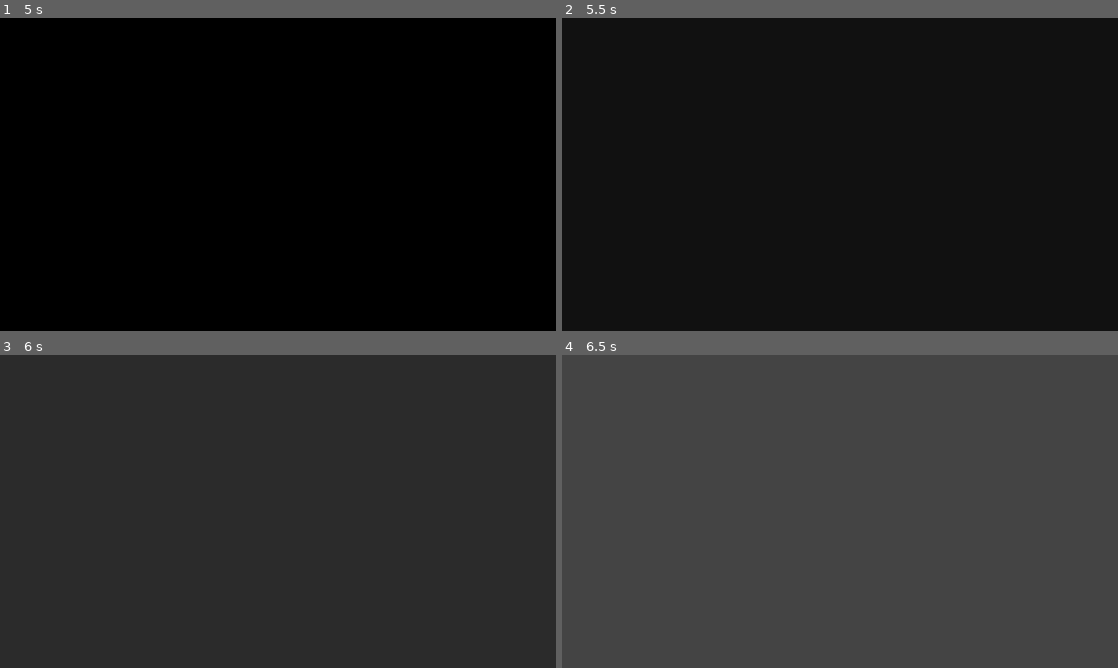
Above: before the commit, frames 1-4 (two rows, left to right).
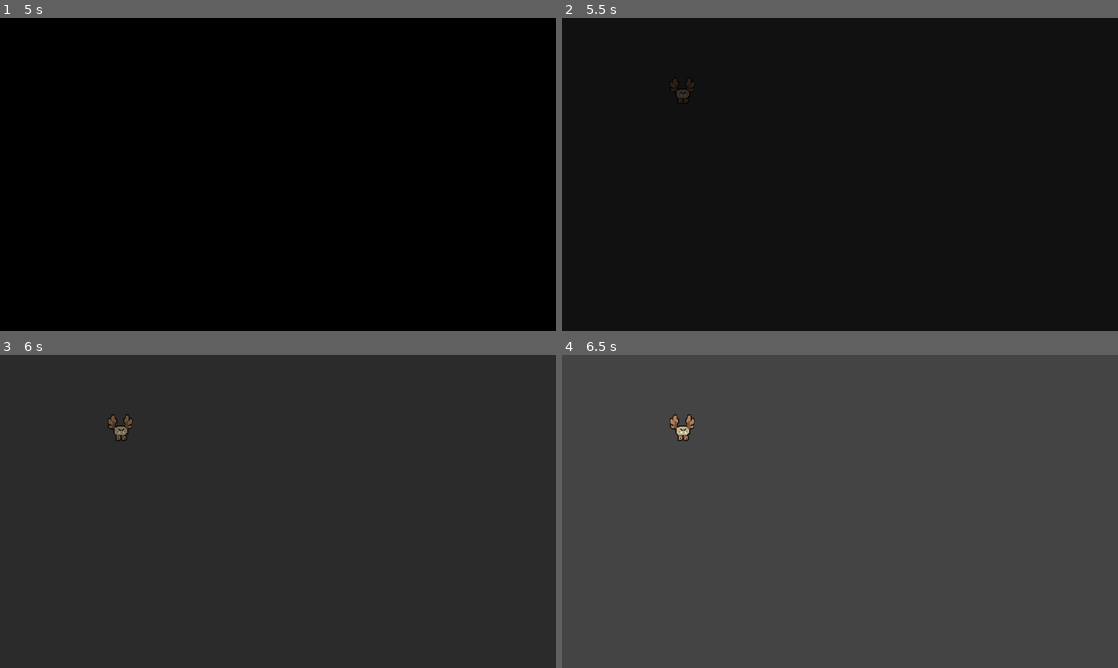
Above: after the commit, the same moments.

Repository: Bandeiraa/prehistoric_survivors
Game: Godot game, scene res://scenes/interface/initial_screen.tscn
Two runs of this game, one before a commit and one after it. Both use one fixed random seed, a clock stepped at 60 frames per second and the inputs below.
Inputs (mouse positions are in pixels of both pictures, inside the frame that each line leads up to):
- Up to frame 1 (5 s): click (366, 174) at 0.5 s; move the mouse to (400, 158) at 1.27 s; hold Right (ui_right) 1.28-2.03 s; click (400, 158) at 1.35 s; move the mouse to (166, 190) at 2.02 s; hold Down (ui_down) 2.03-2.78 s; click (166, 190) at 2.1 s; move the mouse to (333, 105) at 2.77 s; hold Right (ui_right) 2.78-3.53 s; click (333, 105) at 2.85 s; move the mouse to (250, 237) at 3.52 s; hold Up (ui_up) 3.53-4.28 s; click (250, 237) at 3.6 s; move the mouse to (444, 221) at 4.27 s; hold Left (ui_left) from 4.28 s (still down); click (444, 221) at 4.35 s
- Up to frame 2 (5.5 s): keep holding Left (ui_left); tap Enter at 5 s; move the mouse to (673, 127) at 5.02 s; click (673, 127) at 5.1 s
- Up to frame 3 (6 s): move the mouse to (305, 511) at 5.77 s; release Left (ui_left) at 5.78 s; hold Down (ui_down) from 5.78 s (still down); click (305, 511) at 5.85 s
- Up to frame 4 (6.5 s): keep holding Down (ui_down)

Frame 1 is identical in both runs. In frame 2, 0.1% of the frame differs, in the area x 19-24%, y 19-28%; in frame 3, 0.2%, in the area x 19-24%, y 18-28%; in frame 4, 0.2%.

Commit message:
adding an enemy

Diff:
--- a/project.godot
+++ b/project.godot
@@ -39,6 +39,11 @@
 "language": "GDScript",
 "path": "res://scripts/spell/manager/club_spell_manager.gd"
 }, {
+"base": "KinematicBody2D",
+"class": "Enemy",
+"language": "GDScript",
+"path": "res://scripts/enemy/enemy.gd"
+}, {
 "base": "Node2D",
 "class": "GameLevel",
 "language": "GDScript",
@@ -76,6 +81,7 @@
 "CharacterStats": "",
 "CharacterTexture": "",
 "ClubSpellManager": "",
+"Enemy": "",
 "GameLevel": "",
 "GlobalData": "",
 "InitialScreen": "",
--- /dev/null
+++ b/scenes/enemy/bat.tscn
@@ -0,0 +1,129 @@
+[gd_scene load_steps=9 format=2]
+
+[ext_resource path="res://scenes/enemy/enemy_template.tscn" type="PackedScene" id=1]
+[ext_resource path="res://assets/enemies/bat_1.png" type="Texture" id=2]
+
+[sub_resource type="CircleShape2D" id=5]
+
+[sub_resource type="Animation" id=2]
+length = 0.001
+tracks/0/type = "value"
+tracks/0/path = NodePath("Texture:frame")
+tracks/0/interp = 1
+tracks/0/loop_wrap = true
+tracks/0/imported = false
+tracks/0/enabled = true
+tracks/0/keys = {
+"times": PoolRealArray( 0 ),
+"transitions": PoolRealArray( 1 ),
+"update": 0,
+"values": [ 0 ]
+}
+tracks/1/type = "value"
+tracks/1/path = NodePath(".:modulate")
+tracks/1/interp = 1
+tracks/1/loop_wrap = true
+tracks/1/imported = false
+tracks/1/enabled = true
+tracks/1/keys = {
+"times": PoolRealArray( 0 ),
+"transitions": PoolRealArray( 1 ),
+"update": 0,
+"values": [ Color( 1, 1, 1, 1 ) ]
+}
+
+[sub_resource type="Animation" id=4]
+resource_name = "death"
+tracks/0/type = "value"
+tracks/0/path = NodePath("Texture:frame")
+tracks/0/interp = 1
+tracks/0/loop_wrap = true
+tracks/0/imported = false
+tracks/0/enabled = true
+tracks/0/keys = {
+"times": PoolRealArray( 0, 0.1, 0.2, 0.3, 0.4, 0.5 ),
+"transitions": PoolRealArray( 1, 1, 1, 1, 1, 1 ),
+"update": 1,
+"values": [ 8, 9, 10, 11, 12, 13 ]
+}
+tracks/1/type = "value"
+tracks/1/path = NodePath(".:modulate")
+tracks/1/interp = 1
+tracks/1/loop_wrap = true
+tracks/1/imported = false
+tracks/1/enabled = true
+tracks/1/keys = {
+"times": PoolRealArray( 0, 0.6, 1 ),
+"transitions": PoolRealArray( 1, 1, 1 ),
+"update": 0,
+"values": [ Color( 1, 1, 1, 1 ), Color( 1, 1, 1, 1 ), Color( 1, 1, 1, 0 ) ]
+}
+
+[sub_resource type="Animation" id=3]
+resource_name = "hit"
+length = 0.2
+tracks/0/type = "value"
+tracks/0/path = NodePath("Texture:frame")
+tracks/0/interp = 1
+tracks/0/loop_wrap = true
+tracks/0/imported = false
+tracks/0/enabled = true
+tracks/0/keys = {
+"times": PoolRealArray( 0, 0.1 ),
+"transitions": PoolRealArray( 1, 1 ),
+"update": 1,
+"values": [ 8, 9 ]
+}
+
+[sub_resource type="Animation" id=1]
+resource_name = "walk"
+length = 0.5
+loop = true
+tracks/0/type = "value"
+tracks/0/path = NodePath("Texture:frame")
+tracks/0/interp = 1
+tracks/0/loop_wrap = true
+tracks/0/imported = false
+tracks/0/enabled = true
+tracks/0/keys = {
+"times": PoolRealArray( 0, 0.1, 0.2, 0.3, 0.4 ),
+"transitions": PoolRealArray( 1, 1, 1, 1, 1 ),
+"update": 1,
+"values": [ 0, 1, 2, 3, 4 ]
+}
+
+[sub_resource type="CircleShape2D" id=6]
+radius = 16.0
+
+[node name="Bat" instance=ExtResource( 1 )]
+health = 15
+damage = 10
+move_speed = 60
+distance_threshold = 35
+attack_cooldown = 1.5
+
+[node name="Texture" parent="." index="0"]
+texture = ExtResource( 2 )
+hframes = 7
+vframes = 2
+
+[node name="Collision" parent="." index="1"]
+visible = false
+position = Vector2( 0, 21 )
+shape = SubResource( 5 )
+
+[node name="Notifier2D" parent="." index="2"]
+visible = false
+position = Vector2( 0, 21 )
+
+[node name="Animation" parent="." index="3"]
+autoplay = "walk"
+anims/RESET = SubResource( 2 )
+anims/death = SubResource( 4 )
+anims/hit = SubResource( 3 )
+anims/walk = SubResource( 1 )
+
+[node name="Collision" parent="Hitbox" index="0"]
+visible = false
+position = Vector2( 0, 8 )
+shape = SubResource( 6 )
--- /dev/null
+++ b/scenes/enemy/enemy_template.tscn
@@ -0,0 +1,24 @@
+[gd_scene load_steps=2 format=2]
+
+[ext_resource path="res://scripts/enemy/enemy.gd" type="Script" id=1]
+
+[node name="EnemyTemplate" type="KinematicBody2D"]
+script = ExtResource( 1 )
+
+[node name="Texture" type="Sprite" parent="."]
+
+[node name="Collision" type="CollisionShape2D" parent="."]
+
+[node name="Notifier2D" type="VisibilityNotifier2D" parent="."]
+
+[node name="Animation" type="AnimationPlayer" parent="."]
+
+[node name="AttackTimer" type="Timer" parent="."]
+one_shot = true
+
+[node name="Hitbox" type="Area2D" parent="."]
+
+[node name="Collision" type="CollisionShape2D" parent="Hitbox"]
+
+[connection signal="animation_finished" from="Animation" to="." method="on_animation_finished"]
+[connection signal="timeout" from="AttackTimer" to="." method="on_attack_timer_timeout"]
--- a/scenes/management/game_level.tscn
+++ b/scenes/management/game_level.tscn
@@ -1,8 +1,12 @@
-[gd_scene load_steps=3 format=2]
+[gd_scene load_steps=4 format=2]
 
 [ext_resource path="res://scripts/management/game_level.gd" type="Script" id=1]
 [ext_resource path="res://scenes/environment/background.tscn" type="PackedScene" id=2]
+[ext_resource path="res://scenes/enemy/bat.tscn" type="PackedScene" id=3]
 
 [node name="GameLevel" type="Node2D"]
 script = ExtResource( 1 )
 background_scene_path = ExtResource( 2 )
+
+[node name="Bat" parent="." instance=ExtResource( 3 )]
+position = Vector2( 207, 126 )
--- a/scenes/spell/throwable/club.tscn
+++ b/scenes/spell/throwable/club.tscn
@@ -7,6 +7,7 @@
 extents = Vector2( 9, 18.5 )
 
 [node name="Club" instance=ExtResource( 2 )]
+damage = 5
 health = 5
 move_speed = 270
 rotation_speed = 270
--- a/scripts/character/character.gd
+++ b/scripts/character/character.gd
@@ -58,3 +58,16 @@
 
 func spawn_projectile() -> void:
 	spell_manager.initial_spell.spawn_spell()
+
+
+func update_health(damage: int) -> void:
+	set_physics_process(false)
+	if stats.health == 0:
+		return
+
+	stats.health = clamp(stats.health - damage, 0, stats.max_health)
+	if stats.health == 0:
+		sprite.action_behavior("death")
+		return
+
+	sprite.action_behavior("hit")
--- a/scripts/character/character_stats.gd
+++ b/scripts/character/character_stats.gd
@@ -2,6 +2,9 @@
 class_name CharacterStats
 
 onready var dash_timer: Timer = get_node("DashTimer")
+
+var health: int
+var max_health: int
 
 var on_dash: bool = false
 
@@ -13,6 +16,11 @@
 export(int, 5, 30, 5) var base_attack = 5
 export(int, 15, 45, 5) var base_health = 15
 
+func _ready() -> void:
+	health = base_health
+	max_health = base_health
+
+
 func start_dash_timer() -> void:
 	on_dash = true
 	dash_timer.start(dash_duration)
--- a/scripts/character/character_texture.gd
+++ b/scripts/character/character_texture.gd
@@ -78,7 +78,8 @@
 	var action_state: bool = (
 		anim_name == "fade_out" or
 		anim_name == "attack" or
-		anim_name == "dash"
+		anim_name == "dash" or
+		anim_name == "hit"
 	)
 
 	if action_state:
--- /dev/null
+++ b/scripts/enemy/enemy.gd
@@ -0,0 +1,69 @@
+extends KinematicBody2D
+class_name Enemy
+
+onready var sprite: Sprite = get_node("Texture")
+onready var animation: AnimationPlayer = get_node("Animation")
+
+onready var attack_timer: Timer = get_node("AttackTimer")
+
+var max_health: int
+var velocity: Vector2
+var can_attack: bool = true
+
+export(int) var health
+
+export(int) var damage
+export(int) var move_speed
+export(int) var distance_threshold
+
+export(float) var attack_cooldown
+
+func _ready() -> void:
+	max_health = health
+
+
+func _physics_process(_delta: float) -> void:
+	if not is_instance_valid(global_data.character):
+		return
+
+	move()
+	velocity = move_and_slide(velocity)
+
+
+func move() -> void:
+	var direction: Vector2 = global_data.character.global_position - global_position
+	var distance: float = direction.length()
+	if distance < distance_threshold and can_attack:
+		global_data.character.update_health(damage)
+		attack_timer.start(attack_cooldown)
+		velocity = Vector2.ZERO
+		can_attack = false
+
+	if distance > distance_threshold:
+		velocity = direction.normalized() * move_speed
+
+
+func update_health(value: int) -> void:
+	set_physics_process(false)
+	if health == 0:
+		return
+
+	health = clamp(health - value, 0, max_health)
+	if health == 0:
+		animation.play("death")
+		return
+
+	animation.play("hit")
+
+
+func on_attack_timer_timeout() -> void:
+	can_attack = true
+
+
+func on_animation_finished(anim_name: String) -> void:
+	if anim_name == "hit":
+		animation.play("walk")
+		set_physics_process(true)
+
+	if anim_name == "death":
+		queue_free()
--- a/scripts/spell/throwable.gd
+++ b/scripts/spell/throwable.gd
@@ -9,6 +9,8 @@
 var rotation_direction: int
 
 var already_killed: bool = false
+
+export(int) var damage
 
 export(int) var health
 export(int) var move_speed
@@ -24,8 +26,9 @@
 	rotation_degrees += rotation_direction * rotation_speed * delta
 
 
-func on_throwable_area_entered(_area) -> void:
+func on_throwable_area_entered(area) -> void:
 	health = clamp(health - 1, 0, max_health)
+	area.get_parent().update_health(damage)
 	if health == 0:
 		kill()
 
Binary file added: assets/enemies/bat_1.png
Binary file added: assets/enemies/bat_2.png
